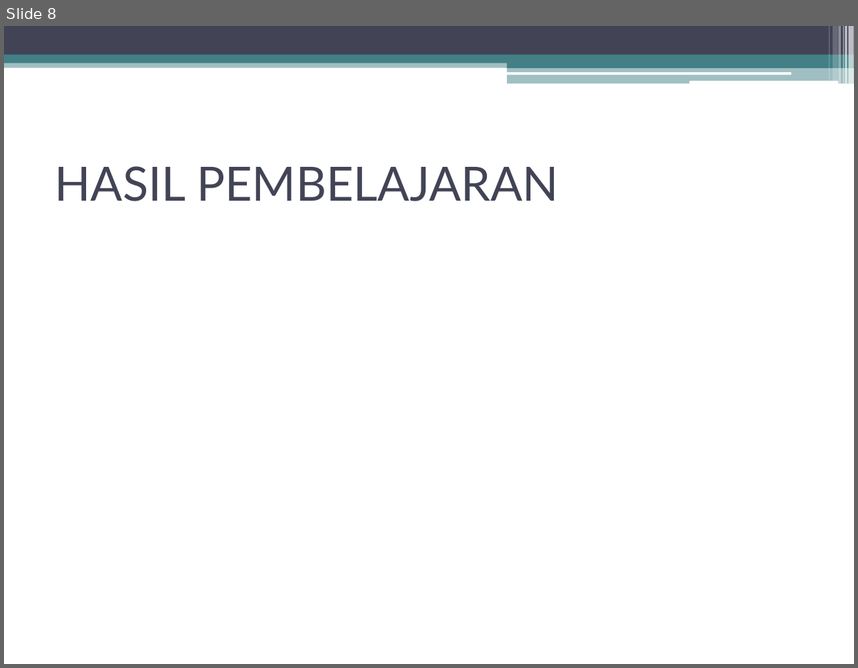
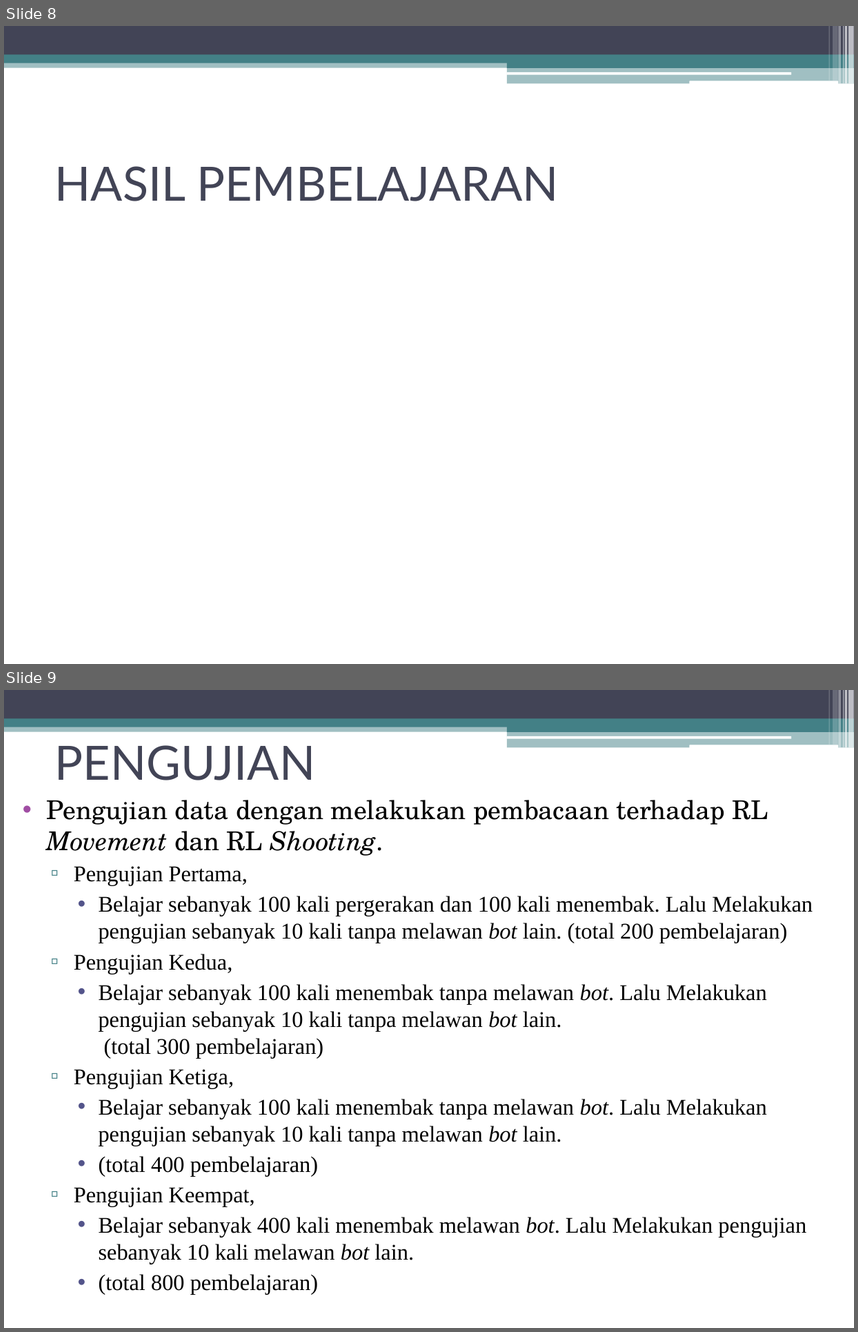
Before and after one commit to dcomputare/Tugas-Akhir, a slide deck: TA bab 1-4/PENGEMBANGAN BOT PADA GAME GANG GARRISON 2 DENGAN.pptx. Shown one above the other, each under a label of ours: slide 8 before the commit, slides 8 and 9 after it. The pictures are 858x668 and 858x1332 pixels, drawn with LibreOffice and Linux fonts; fonts in the diff are those of the drawing. Boxes give left, top, right and bottom in pixels: in the first picture for what was removed or moved away, otherwise in the second. Text is boxed around its words. In the diff, an @@ line names an element or a change of style, - is before the commit and + after.

```diff
--- a/TA bab 1-4/PENGEMBANGAN BOT PADA GAME GANG GARRISON 2 DENGAN.pptx
+++ b/TA bab 1-4/PENGEMBANGAN BOT PADA GAME GANG GARRISON 2 DENGAN.pptx
@@ slide 9 added at <box>4,690,854,1328</box>, background #FFFFFF; not listed: 13 template elements that a slide beside it also shows @@
@@ title added at <box>55,745,316,780</box>, 40 pt, text #424456 @@
+PENGUJIAN
@@ text added at <box>46,800,813,1294</box>, 19 pt, text #000000 @@
+• Pengujian data dengan melakukan pembacaan terhadap RL Movement dan RL Shooting.
+  ▫ Pengujian Pertama,
+    • Belajar sebanyak 100 kali pergerakan dan 100 kali menembak. Lalu Melakukan pengujian sebanyak 10 kali tanpa melawan bot lain. (total 200 pembelajaran)
+  ▫ Pengujian Kedua,
+    • Belajar sebanyak 100 kali menembak tanpa melawan bot. Lalu Melakukan pengujian sebanyak 10 kali tanpa melawan bot lain.
+      (total 300 pembelajaran)
+  ▫ Pengujian Ketiga,
+    • Belajar sebanyak 100 kali menembak tanpa melawan bot. Lalu Melakukan pengujian sebanyak 10 kali tanpa melawan bot lain.
+    • (total 400 pembelajaran)
+  ▫ Pengujian Keempat,
+    • Belajar sebanyak 400 kali menembak melawan bot. Lalu Melakukan pengujian sebanyak 10 kali melawan bot lain.
+    • (total 800 pembelajaran)
```
Also in this commit, not shown: 3 slides changed, 5 other slides added, 2 slides removed.
